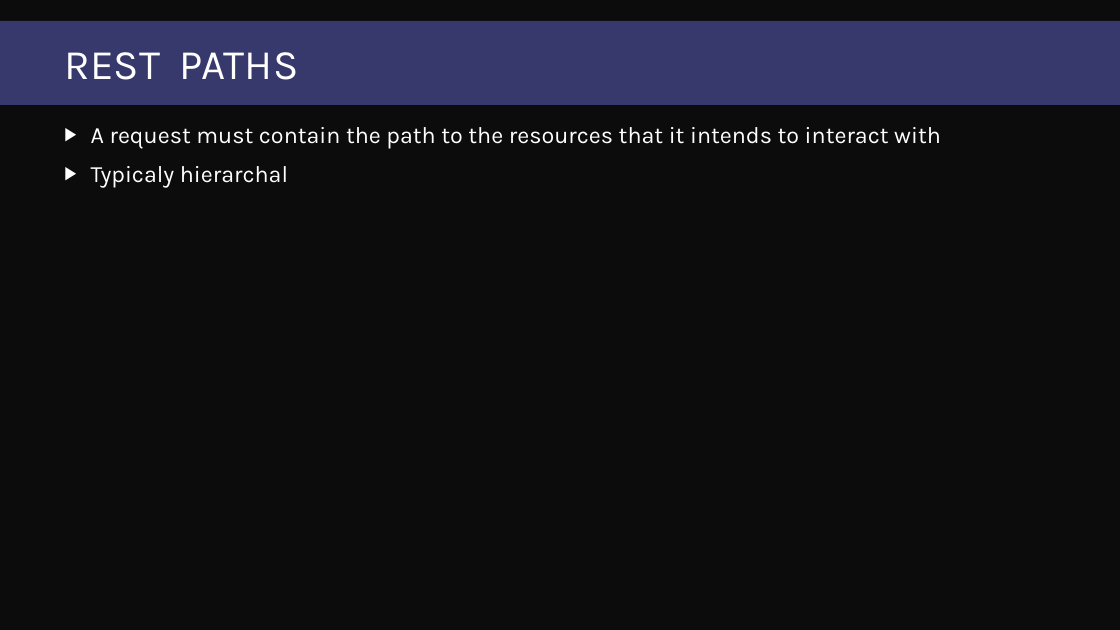
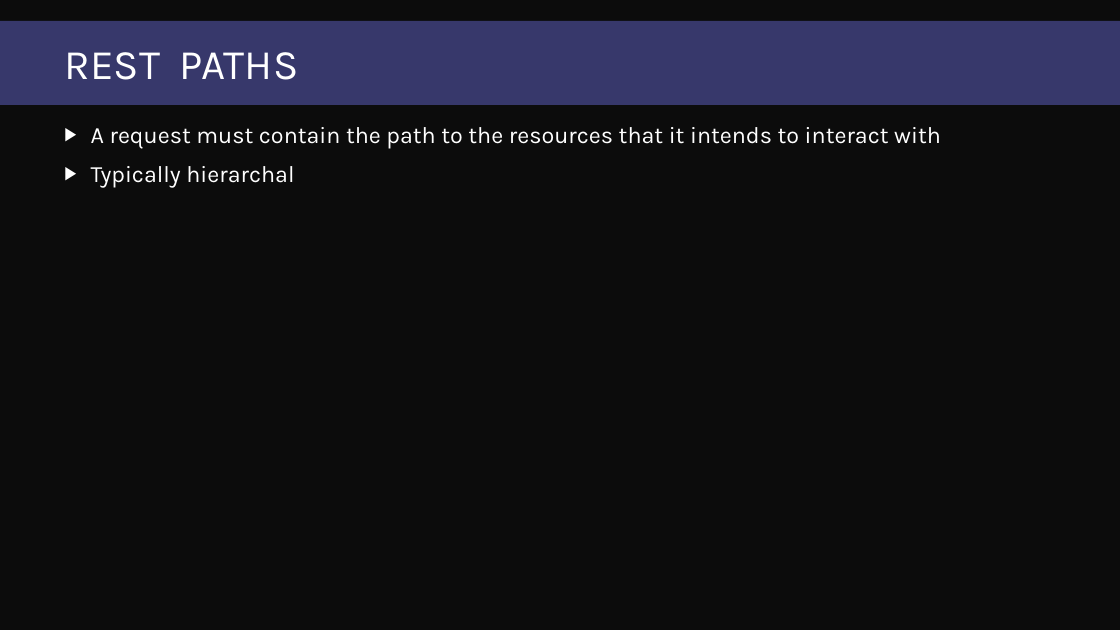
Before and after one commit to DumpsterDave/MMSJazz, a slide deck: slide 8 of Working with REST APIs/Working with REST APIs.pptx. Drawn at 1120x630 pixels with LibreOffice and Linux fonts; fonts in the diff are those of the drawing; background and template pictures are left out. Boxes give left, top, right and bottom in pixels: in the first picture for what was removed or moved away, otherwise in the second. Text is boxed around its words. In the diff, an @@ line names an element or a change of style, - is before the commit and + after.

Commit message:
Added REST Script

```diff
--- a/Working with REST APIs/Working with REST APIs.pptx
+++ b/Working with REST APIs/Working with REST APIs.pptx
@@ text at [91,166,294,188]: text changed @@
-▶ Typicaly hierarchal
+▶ Typically hierarchal
```
Also in this commit, not shown: 3 other files.
